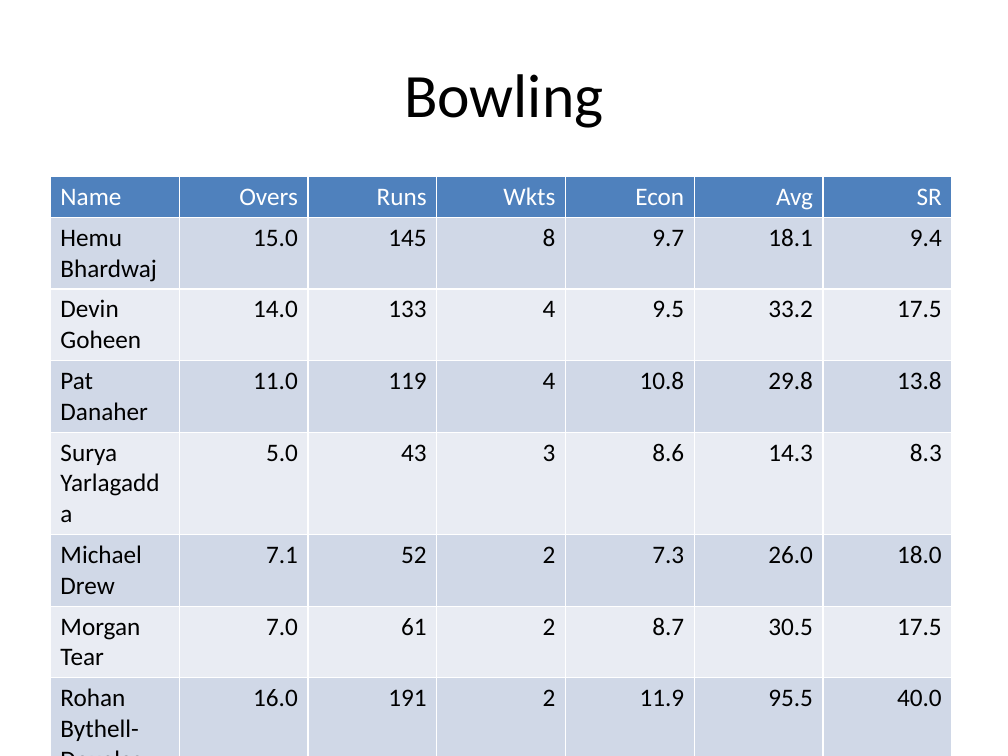
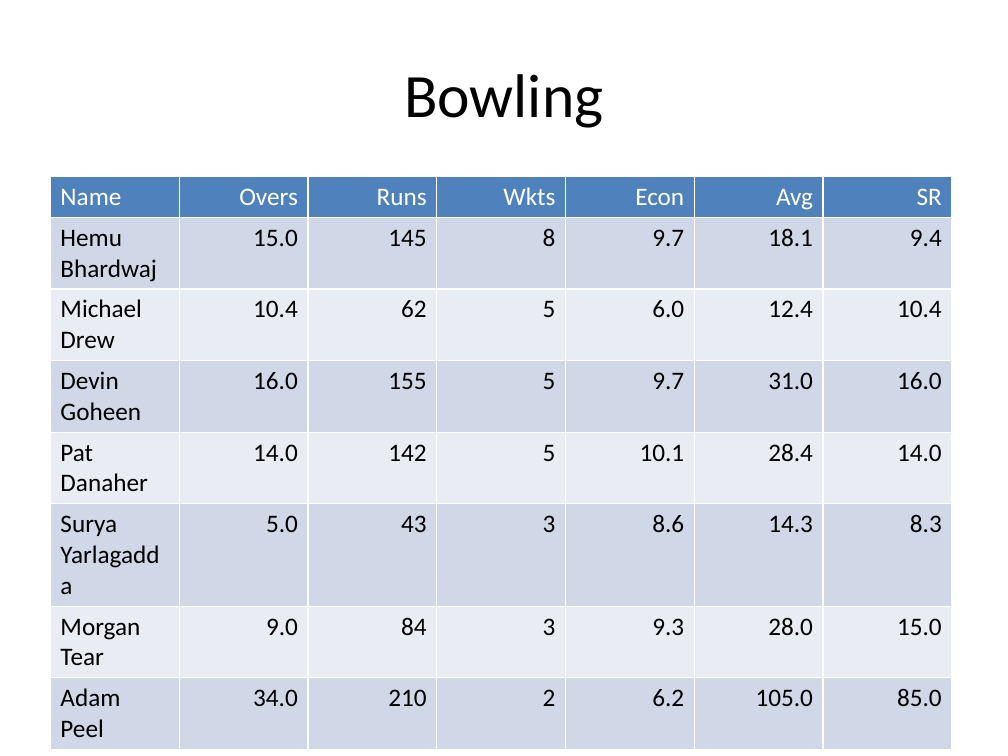
Before and after one commit to jimmyday12/nutty-cuckoo-super-kings, a slide deck: slide 8 of docs/presentations/preso-summer-2021.pptx. Drawn at 1008x756 pixels with LibreOffice and Linux fonts; fonts in the diff are those of the drawing. Boxes give left, top, right and bottom in pixels: in the first picture for what was removed or moved away, otherwise in the second. Text is boxed around its words. In the diff, an @@ line names an element or a change of style, - is before the commit and + after.

```diff
--- a/docs/presentations/preso-summer-2021.pptx
+++ b/docs/presentations/preso-summer-2021.pptx
@@ table at (50, 176, 954, 741) @@
-row 3: Devin Goheen | 14.0 | 133 | 4 | 9.5 | 33.2 | 17.5
-row 4: Pat Danaher | 11.0 | 119 | 4 | 10.8 | 29.8 | 13.8
+row 3: Michael Drew | 10.4 | 62 | 5 | 6.0 | 12.4 | 10.4
+row 4: Devin Goheen | 16.0 | 155 | 5 | 9.7 | 31.0 | 16.0
+row 5: Pat Danaher | 14.0 | 142 | 5 | 10.1 | 28.4 | 14.0
-row 6: Michael Drew | 7.1 | 52 | 2 | 7.3 | 26.0 | 18.0
-row 7: Morgan Tear | 7.0 | 61 | 2 | 8.7 | 30.5 | 17.5
-row 8: Rohan Bythell-Douglas | 16.0 | 191 | 2 | 11.9 | 95.5 | 40.0
+row 7: Morgan Tear | 9.0 | 84 | 3 | 9.3 | 28.0 | 15.0
+row 8: Adam Peel | 34.0 | 210 | 2 | 6.2 | 105.0 | 85.0
```
Also in this commit, not shown: 2 other slides changed, 3 slides added, 17 other files.
